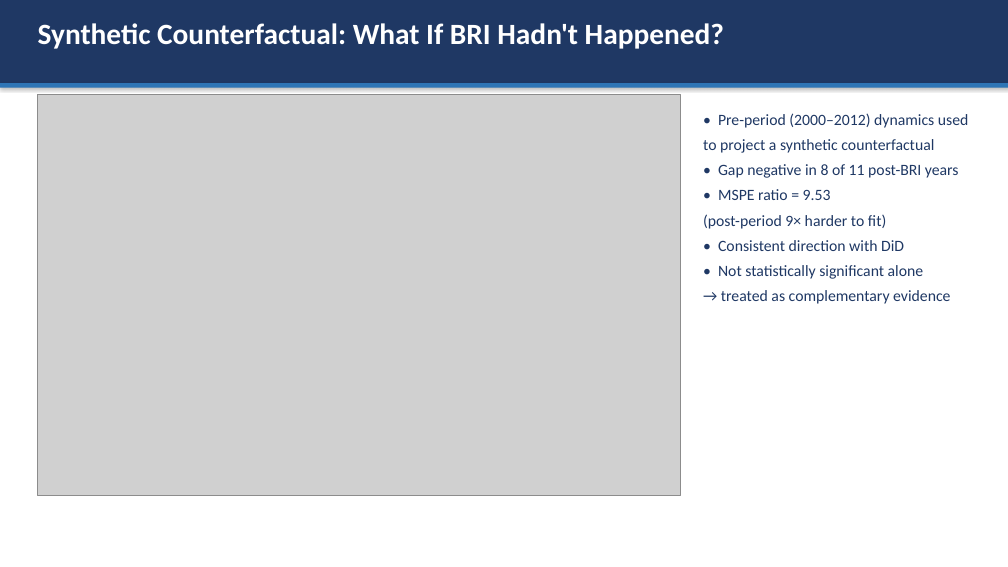
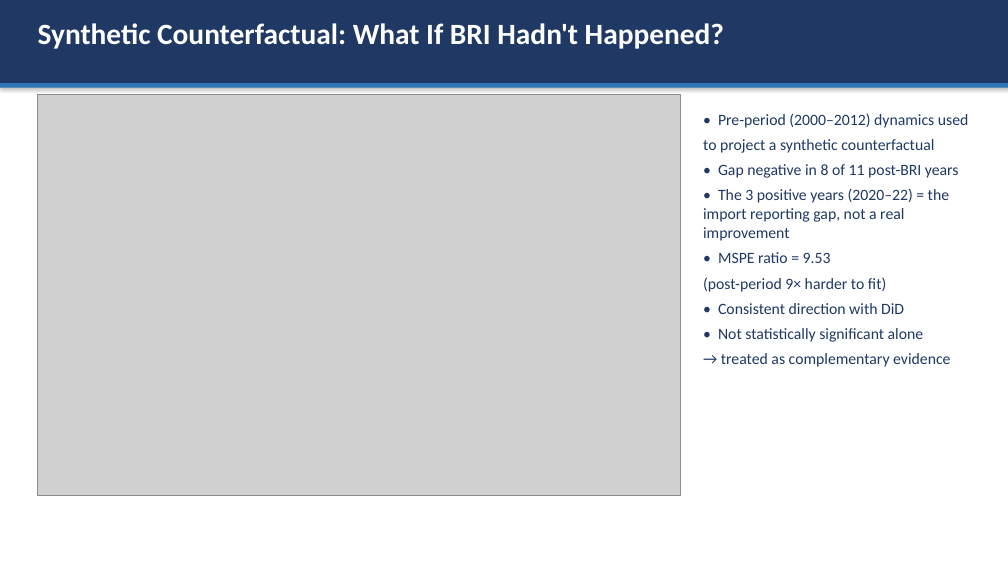
Before and after one commit to omirbeknikar-ship-it/dissertation-final, a slide deck: slide 18 of Paper/defense_presentation.pptx (slide 13 before the commit). Drawn at 1008x567 pixels with LibreOffice and Linux fonts; fonts in the diff are those of the drawing; grey boxes stand for pictures. Boxes give left, top, right and bottom in pixels: in the first picture for what was removed or moved away, otherwise in the second. Text is boxed around its words. In the diff, an @@ line names an element or a change of style, - is before the commit and + after.

Commit message:
revision(round 2): monthly data, hypothesis tests, Granger, import-break check
Supervisor feedback round 2:
- Point 1 (N = 24): Denton quarterly disaggregation (n = 96) with Monte
  Carlo showing interpolation adds no information; observed UN Comtrade
  monthly data 2010-2019 (n = 120) with NBK FX and Pink Sheet prices.
- Point 2: formal one-sided hypothesis tests, full model fit statistics,
  annual and monthly Granger causality (VAR-in-differences, Toda-Yamamoto).
- New finding: Kazakhstan-reported imports from China under-recorded in
  2020-2022 (mirror check); sensitivity analysis in Script 43.
- Paper sections 4.7, 5.5-5.6, 6.11, 6.17-6.20; abstract, discussion and
  conclusion updated; PDF/DOCX rebuilt; deck expanded to 23 slides.

```diff
--- a/Paper/defense_presentation.pptx
+++ b/Paper/defense_presentation.pptx
@@ text at (703,188,949,241): paragraph added @@
+• The 3 positive years (2020–22) = the import reporting gap, not a real improvement
```
Also in this commit, not shown: 7 other slides changed, 5 slides added, 41 other files.
